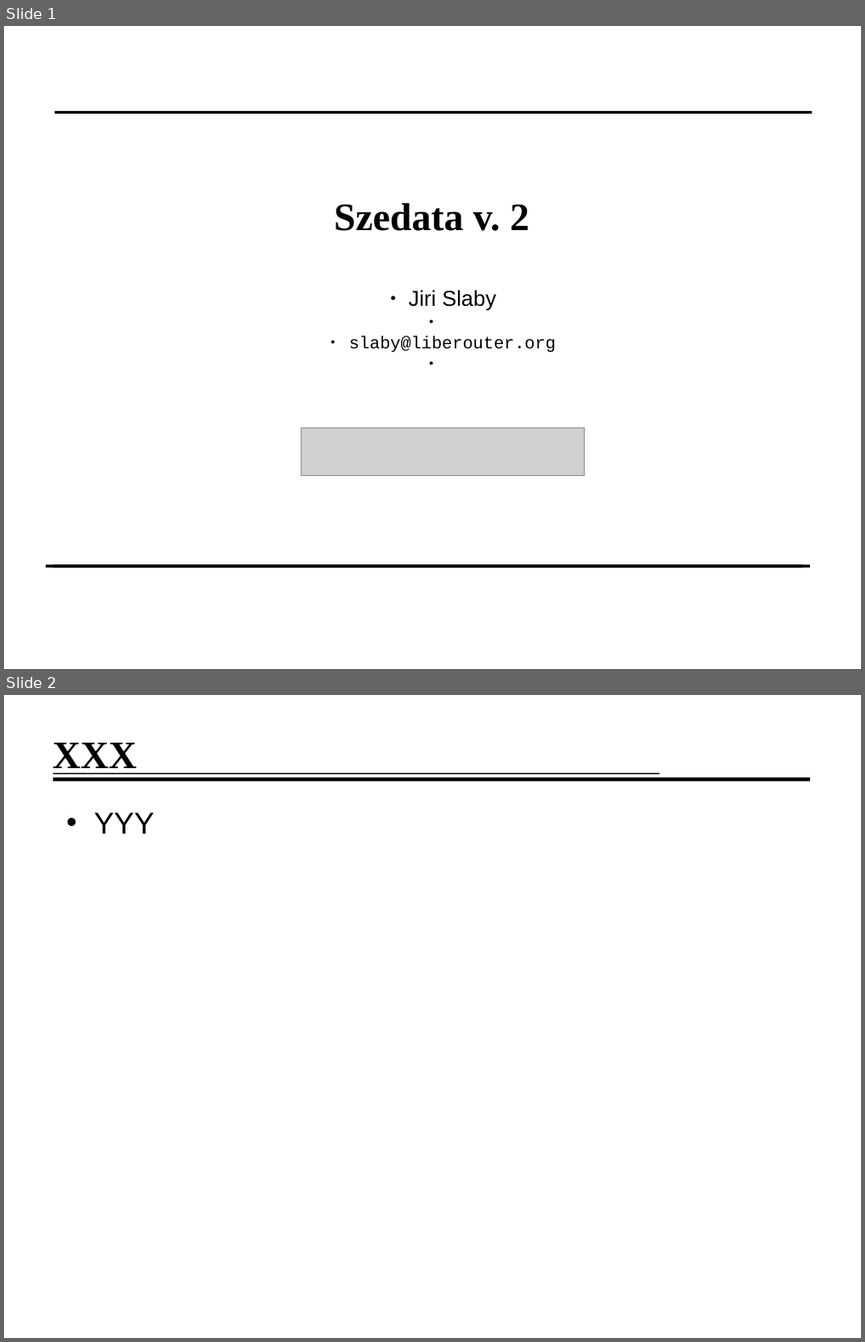
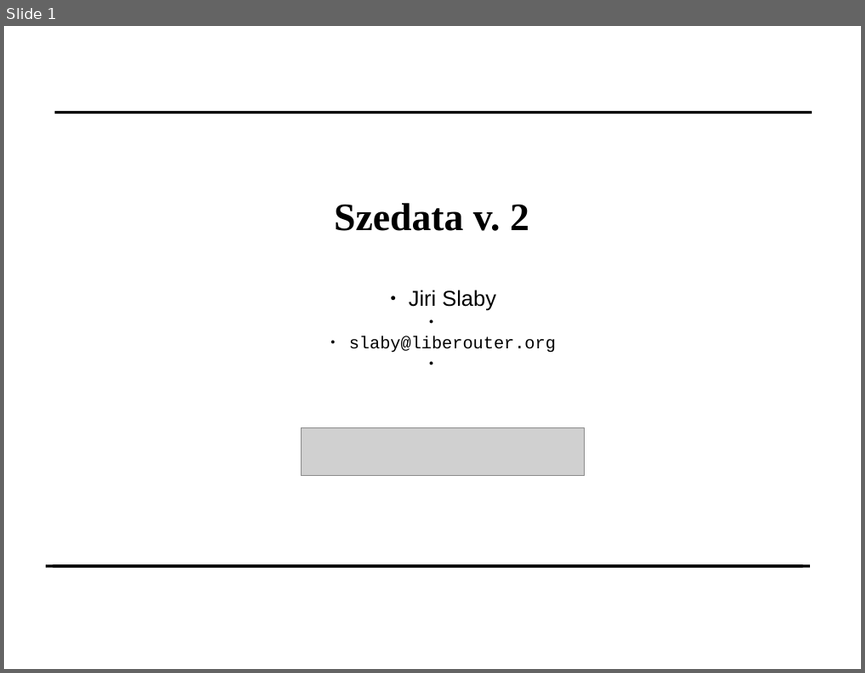
Before and after one commit to jirislaby/writings, a slide deck: presentation/seminar.odp. Shown one above the other, each under a label of ours: slides 1 and 2 before the commit, slide 1 after it. The pictures are 865x1342 and 865x673 pixels, drawn with LibreOffice and Linux fonts; fonts in the diff are those of the drawing; grey boxes stand for pictures; background and template pictures are left out. Boxes give left, top, right and bottom in pixels: in the first picture for what was removed or moved away, otherwise in the second. Text is boxed around its words. In the diff, an @@ line names an element or a change of style, - is before the commit and + after.

```diff
--- a/presentation/seminar.odp
+++ b/presentation/seminar.odp
@@ slide 2 removed at [4,695,861,1338], background #FFFFFF @@
@@ title removed at [52,743,137,774] @@
-XXX
@@ line removed from (53, 779) to (811, 779) @@
@@ line removed from (53, 773) to (659, 773) @@
@@ text removed at [94,812,154,834] @@
-• YYY
```
Also in this commit, not shown: 8 slides added.
